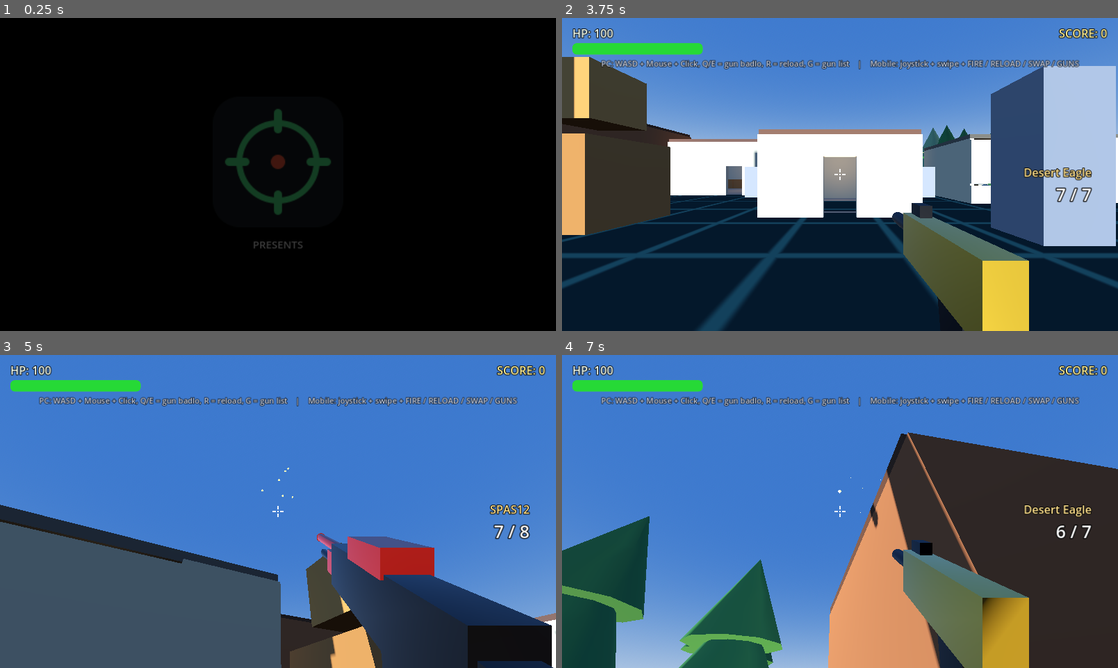
Above: before the commit, frames 1-4 (two rows, left to right).
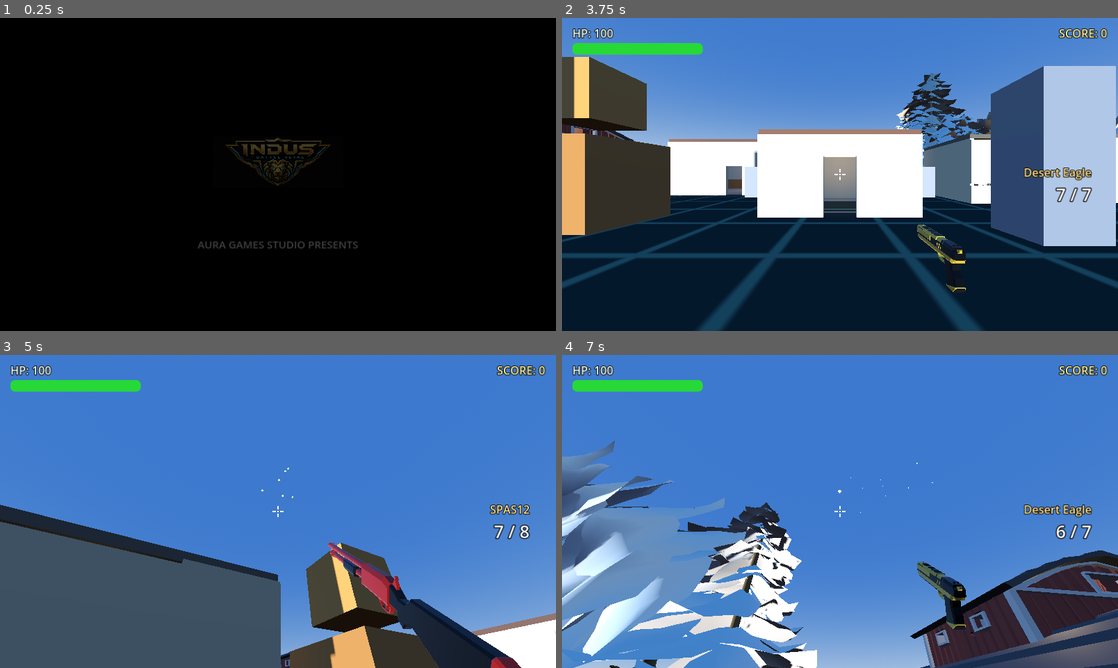
Above: after the commit, the same moments.

Repository: lk0024709-ux/Godot-fps-game-like-free-fire
Game: Godot game, scene res://scenes/splash.tscn
The game is run twice, just before and just after one commit, with the same random seed, the same clock (stepped at 60 frames per second) and the same inputs.
Inputs (mouse positions are in pixels of both pictures, inside the frame that each line leads up to):
- Up to frame 1 (0.25 s): no input
- Up to frame 2 (3.75 s): tap Enter at 0.5 s; move the mouse to (962, 158) at 0.52 s; press the mouse at (962, 158) at 0.53 s; hold D (move_right) 0.53-1.25 s; tap Space (jump) at 0.77, 1.25 s; release the mouse at (962, 158) at 1.25 s; drag from (728, 190) to (812, 237) at 1.27 s; click "SOLO" at 2 s; click "SOLO" at 2.75 s; click "START BATTLE" at 3.5 s
- Up to frame 3 (5 s): tap Enter at 4.25 s; move the mouse to (289, 505) at 4.27 s; hold W (move_forward) from 4.28 s (still down); tap Q (prev_weapon) at 4.35 s; click (289, 505) at 4.42 s
- Up to frame 4 (7 s): keep holding W (move_forward); move the mouse to (834, 517) at 5.02 s; tap Enter at 5.1 s; click (834, 517) at 5.17 s; tap Space (jump) at 5.27, 6.02, 6.77 s; move the mouse to (878, 514) at 5.77 s; tap Keypad Enter at 5.85 s; click (878, 514) at 5.92 s; tap R (reload) at 6.4 s; move the mouse to (795, 508) at 6.52 s; tap 1 at 6.6 s; click (795, 508) at 6.67 s

The runs differ from the first frame. In frame 1, 2.1% of the frame differs, in the area x 35-65%, y 29-74%; in frame 2, 9.9%; in frame 3, 11%; in frame 4, 51%, in the area x 0-100%, y 13-100%.

Commit message:
Fix model assets and final Android branding
Co-authored-by: arena-agent <297053741+arena-agent@users.noreply.github.com>

Diff:
--- a/project.godot
+++ b/project.godot
@@ -9,7 +9,7 @@
 
 config/name="Indus : Battle Royale"
 config/description="Indus : Battle Royale — chhota 3D FPS (PC: WASD + mouse, Android: touch joystick + swipe). UI flow: splash -> loading -> home -> game."
-config/version="1.1.0"
+config/version="1.0.0"
 run/main_scene="res://scenes/splash.tscn"
 config/features=PackedStringArray("4.2", "Mobile")
 config/icon="res://assets/ui/home_logo.png"
--- a/scenes/hud.tscn
+++ b/scenes/hud.tscn
@@ -216,24 +216,6 @@
 text = "— / —"
 horizontal_alignment = 2
 
-[node name="HintLabel" type="Label" parent="."]
-layout_mode = 3
-anchors_preset = 5
-anchor_left = 0.5
-anchor_right = 0.5
-offset_left = -460.0
-offset_top = 92.0
-offset_right = 460.0
-offset_bottom = 122.0
-grow_horizontal = 2
-mouse_filter = 2
-theme_override_colors/font_color = Color(0.9, 0.93, 1, 0.85)
-theme_override_colors/font_outline_color = Color(0, 0, 0, 0.8)
-theme_override_constants/outline_size = 5
-theme_override_font_sizes/font_size = 18
-text = "PC: WASD + Mouse + Click, Q/E = gun badlo, R = reload, G = gun list    |    Mobile: joystick + swipe + FIRE / RELOAD / SWAP / GUNS"
-horizontal_alignment = 1
-
 [node name="TouchControls" type="Control" parent="."]
 layout_mode = 3
 anchors_preset = 15
--- a/scripts/asset_loader.gd
+++ b/scripts/asset_loader.gd
@@ -3,15 +3,13 @@
 ## AssetLoader — download kiye gaye CC0 models (Quaternius) runtime pe load karta hai.
 ##
 ## Ye file HYBRID asset system ka "loader" hissa hai:
-##   0. `assets/downloaded_obj/<category>/` me OBJ source models hote hain (weapons, nature,
-##      characters, vehicles) — build ke waqt tools/obj2glb.py unhe bhi .glb banata hai.
-##   1. `assets/downloaded/<category>/` me tumhare upload kiye FBX source models rehte hain.
-##      Us folder me `.gdignore` pada hai, isliye Godot unhe scan NAHI karta
-##      (Godot 4 FBX import nahi kar sakta — aur bade packs pe import atak jata hai).
-##   2. GitHub Actions build ke waqt `tools/fbx2glb.py` unhe `.glb` me convert karta hai
-##      aur `assets/models/<category>/` me daalta hai (kahin bhi manual kuch nahi karna padta).
-##   3. Godot sirf `assets/models/` ko import karta hai, aur ye script wahan se
-##      PackedScene load karta hai.
+##   0. `assets/downloaded_obj/<category>/` me Quaternius OBJ source models hote hain
+##      (weapons, nature, characters, vehicles, buildings); `tools/obj2glb.py` converts them.
+##   1. `assets/downloaded/<category>/` me optional FBX source models rehte hain. Us folder
+##      me `.gdignore` hai, isliye Godot unhe scan nahi karta; `tools/fbx2glb.py` converts them.
+##   2. `assets/models/<category>/` me runtime GLBs hain. These are checked in for fresh
+##      clones and regenerated/validated by CI before Godot imports the project.
+##   3. Godot imports `assets/models/`, aur ye script wahan se PackedScene load karta hai.
 ##   4. Agar kuch bhi na mile (folder khali, file delete, conversion fail) to chup-chaap
 ##      `null` deta hai -> scripts/assets.gd ka procedural fallback chalta hai.
 ##
@@ -25,11 +23,10 @@
 ##
 
 ## Models kahan dhundhne hain (order matlab rakhta hai: pehla folder jeetta hai).
-## "assets/models/"       = CI ne banaye hue .glb (Godot-imported) — asli jagah.
-##                          FBX (assets/downloaded) aur OBJ (assets/downloaded_obj) dono
-##                          isi me convert hote hain (dekho tools/fbx2glb.py + tools/obj2glb.py).
+## "assets/models/"       = checked-in, Godot-imported .glb — runtime ka canonical source.
+##                          Quaternius OBJ source aur optional FBX source dono isi me convert hote hain.
 ## "assets/downloaded/"     = FBX source + `.gdignore` (Godot inhe scan nahi karta).
-## "assets/downloaded_obj/" = OBJ/MTL source (weapons + nature + characters + vehicles)
+## "assets/downloaded_obj/" = OBJ/MTL source (weapons + nature + characters + vehicles + buildings)
 ##                          + `.gdignore`. Yahan bhi agar koi khud .glb daal de to
 ##                          wo mil jayega — warna skip.
 const BASE_DIRS: Array[String] = ["res://assets/models/", "res://assets/downloaded/",
@@ -42,7 +39,7 @@
 const EXTENSIONS: Array[String] = [".glb", ".gltf", ".obj", ".fbx"]
 
 ## Saari categories
-const CATEGORIES: Array[String] = ["weapons", "nature", "characters", "vehicles"]
+const CATEGORIES: Array[String] = ["weapons", "nature", "characters", "vehicles", "buildings"]
 
 ## character files ke asli naam — male_1..male_8 / female_1..female_8 alias inhi pe jaate hain.
 ## Spec: **male_1 = Male_Suit** (game roster: Rey = male_1). Baaki files usi order me.
@@ -279,19 +276,25 @@
 			if bare.is_empty() or bare.begins_with("."):
 				continue                    # .gdignore / .gitkeep / dot files
 
-			var full := folder.rstrip("/") + "/" + file_name
+			# Exported PCK me imported assets `Model.glb.remap` ke naam se list ho
+			# sakte hain. Resolve/load hamesha canonical `Model.glb` path se karo;
+			# `.remap` sidecar ko load karne ki koshish Android par fail ho sakti hai.
+			var resource_path := folder.rstrip("/") + "/" + clean
+			var listed_path := folder.rstrip("/") + "/" + file_name
 			# Sirf wahi file lo jo Godot sach me load kar sake. Godot 4 .fbx load NAHI
 			# karta (isliye build ke waqt .glb convert hota hai) — aise files yahan
 			# chup-chaap skip ho jati hain, aur game procedural fallback pe chalta hai.
-			if not ResourceLoader.exists(full):
+			if not ResourceLoader.exists(resource_path) and not ResourceLoader.exists(listed_path):
 				continue
+			# Keep the canonical source path even when the PCK lists a .remap sidecar;
+			# ResourceLoader resolves that remap when loading the original .glb path.
 
 			var key := bare.to_lower()
 			if seen.has(key):
 				continue                    # pehla folder jeeta (BASE_DIRS ka order)
 			seen[key] = true
 			names.append(bare)
-			paths[key] = full
+			paths[key] = resource_path
 
 	names.sort()                            # deterministic (PCK ka order badal sakta hai)
 	_names[category] = names
--- a/scripts/building_builder.gd
+++ b/scripts/building_builder.gd
@@ -29,6 +29,9 @@
 ## Performance: ek building me ~8-12 StaticBody3D + 1 OmniLight3D. 14 buildings
 ## milakar ~150 bodies — mobile ke liye theek hai (koi shadow-casting light nahi).
 ##
+
+const Loader := preload("res://scripts/asset_loader.gd")
+const Assets := preload("res://scripts/assets.gd")
 
 const WALL_T := 0.25              ## deewar ki motai (metres)
 const FLOOR_T := 0.30
@@ -65,6 +68,12 @@
 	"shop": [Color(0.70, 0.66, 0.56), Color(0.36, 0.34, 0.30), Color(0.46, 0.42, 0.36)],
 }
 
+## Real Quaternius CC0 barn exteriors. Existing walls/collision and interior furniture
+## retain the current footprint and walkable entrances.
+const MODEL_POOLS := {
+	"barn": ["SmallBarn", "Barn", "BigBarn"],
+}
+
 
 ## Building ka footprint (width, depth) — main.gd placement ke liye
 static func footprint(kind: String) -> Vector2:
@@ -74,7 +83,7 @@
 
 ## Poori building banao. Node3D wapas (andar saare StaticBody3D pieces).
 ## Unknown kind / kuch bhi galat -> null (caller skip kar dega).
-static func build(kind: String) -> Node3D:
+static func build(kind: String, variant: int = 0) -> Node3D:
 	if not SIZES.has(kind):
 		return null
 	var size: Vector3 = SIZES[kind]
@@ -131,7 +140,66 @@
 
 	_add_furniture(root, kind, w, h, d)
 
+	var pool: Array = MODEL_POOLS.get(kind, [])
+	if not pool.is_empty():
+		var model_name := str(pool[absi(variant) % pool.size()])
+		if _attach_downloaded_exterior(root, model_name, size):
+			root.set_meta("asset_model", model_name)
+
 	return root
+
+
+## Downloaded Quaternius shell ko visual banao; procedural wall meshes collision/interior
+## ke liye hidden rehte hain. Model na mile to procedural building normally dikhegi.
+static func _attach_downloaded_exterior(root: Node3D, model_name: String, target_size: Vector3) -> bool:
+	var scene := Loader.load_model(model_name, "buildings")
+	if scene == null:
+		return false
+	var instance := scene.instantiate()
+	if not (instance is Node3D):
+		instance.queue_free()
+		return false
+	var model := instance as Node3D
+	var bounds := Assets.visual_aabb(model)
+	if bounds.size == Vector3.ZERO:
+		model.queue_free()
+		return false
+
+	var model_scale := Vector3(
+		target_size.x / maxf(bounds.size.x, 0.001),
+		target_size.y / maxf(bounds.size.y, 0.001),
+		target_size.z / maxf(bounds.size.z, 0.001))
+	if model_scale.x <= 0.0 or model_scale.y <= 0.0 or model_scale.z <= 0.0:
+		model.queue_free()
+		return false
+
+	_hide_procedural_shell(root)
+	model.name = "QuaterniusExterior_" + model_name
+	model.scale = model_scale
+	model.position = Vector3(
+		-(bounds.position.x + bounds.size.x * 0.5) * model_scale.x,
+		-bounds.position.y * model_scale.y,
+		-(bounds.position.z + bounds.size.z * 0.5) * model_scale.z)
+	root.add_child(model)
+	return true
+
+
+## Keep the original wall collision and interior furniture, but hide only the box meshes
+## that would z-fight with the imported exterior.
+static func _hide_procedural_shell(root: Node3D) -> void:
+	for child in root.get_children():
+		if not (child is StaticBody3D):
+			continue
+		var part_name := String(child.name)
+		var is_shell := (
+				part_name in ["Floor", "Ceiling", "BackWall", "WallLeft", "WallRight"]
+				or part_name.begins_with("Front")
+				or part_name.begins_with("Back"))
+		if not is_shell:
+			continue
+		for part in child.get_children():
+			if part is MeshInstance3D:
+				(part as MeshInstance3D).visible = false
 
 
 # ------------------------------------------------------------------ walls ----
--- a/scripts/hud.gd
+++ b/scripts/hud.gd
@@ -25,7 +25,6 @@
 @onready var health_bar: ProgressBar = $HealthBar
 @onready var health_label: Label = $HealthLabel
 @onready var score_label: Label = $ScoreLabel
-@onready var hint_label: Label = $HintLabel
 @onready var weapon_label: Label = $WeaponLabel
 @onready var ammo_label: Label = $AmmoLabel
 @onready var touch_controls: Control = $TouchControls
@@ -85,11 +84,6 @@
 	# Gun-picker: grid khud saare touch/click leta hai, panel bahar wala tap
 	weapon_grid.gui_input.connect(_on_weapon_grid_gui_input)
 	weapon_panel.gui_input.connect(_on_weapon_panel_gui_input)
-
-	# 8 second baad hint hata do
-	var tween := create_tween()
-	tween.tween_interval(8.0)
-	tween.tween_property(hint_label, "modulate:a", 0.0, 1.5)
 
 
 # ==================================================== weapon system se jodna ==
--- a/scripts/main.gd
+++ b/scripts/main.gd
@@ -18,6 +18,7 @@
 
 const ENEMY_SCENE := preload("res://scenes/enemy.tscn")
 const Assets := preload("res://scripts/assets.gd")
+const AssetLoader := preload("res://scripts/asset_loader.gd")
 const BUILDING := preload("res://scripts/building_builder.gd")
 
 @export_group("Enemy Spawning")
@@ -193,6 +194,9 @@
 
 
 func _ready() -> void:
+	# Android/PCK asset diagnostics go to the engine log, never to the gameplay HUD.
+	for line in AssetLoader.report_lines():
+		print("ASSETS: " + line)
 	_build_arena()
 	_spawn_vehicles()
 
@@ -296,7 +300,8 @@
 				push_warning("Buildings: %s (%s) ke liye jagah nahi mili -> skip"
 						% [kind, zone_name])
 				continue
-			var building: Node3D = BUILDING.build(kind)
+			var model_variant := int(kinds.get(kind, 0))
+			var building: Node3D = BUILDING.build(kind, model_variant)
 			if building == null:
 				continue
 			building.position = spot["pos"]
--- a/scripts/selftest.gd
+++ b/scripts/selftest.gd
@@ -70,8 +70,9 @@
 		"nature": "res://assets/downloaded_obj/Nature",
 		"characters": "res://assets/downloaded_obj/Characters",
 		"vehicles": "res://assets/downloaded_obj/Vehicles",
+		"buildings": "res://assets/downloaded_obj/Buildings",
 	}
-	var expected := {"weapons": 40, "nature": 60, "characters": 16, "vehicles": 7}
+	var expected := {"weapons": 40, "nature": 66, "characters": 16, "vehicles": 7, "buildings": 3}
 	for category in expected:
 		if DirAccess.dir_exists_absolute(String(sources[category])):
 			var got := int(stats.get(category, 0))
@@ -208,6 +209,13 @@
 	if any_downloaded and Loader.has_models("vehicles"):
 		_check(vehicle_missing.is_empty(), "7 vehicles ke models mile (missing: %s)" % str(vehicle_missing))
 
+	var building_missing: Array[String] = []
+	for nm in ["SmallBarn", "Barn", "BigBarn"]:
+		if Loader.find_path(nm, "buildings").is_empty():
+			building_missing.append(nm)
+	if any_downloaded and Loader.has_models("buildings"):
+		_check(building_missing.is_empty(), "Quaternius barn models mile (missing: %s)" % str(building_missing))
+
 	# tree pe CapsuleShape3D collision (spec: r = 0.5)
 	var tree_prop: Node3D = Assets.tree(1.0, 0)
 	if tree_prop != null:
@@ -236,6 +244,9 @@
 		if building == null:
 			continue
 		add_child(building)
+		if kind == "barn" and Loader.load_model("SmallBarn", "buildings") != null:
+			_check(String(building.get_meta("asset_model", "")) == "SmallBarn",
+					"barn ka real Quaternius exterior load hua")
 		var solids := 0
 		var lights := 0
 		for child in building.get_children():
--- a/scripts/splash.gd
+++ b/scripts/splash.gd
@@ -6,19 +6,18 @@
 ##
 ## Screen pe kya hai:
 ##   * poori screen kaala background (ColorRect)
-##   * beech me logo (res://icon.svg, 300x300, aspect ratio bacha hua)
-##   * logo ke neeche "PRESENTS"
+##   * beech me premium logo (res://assets/ui/home_logo.png, 300x300, aspect ratio bacha hua)
+##   * logo ke neeche "AURA GAMES STUDIO PRESENTS"
 ##   * poora VBox fade-in (1s) -> 1.5s rukta hai -> fade-out (1s) -> loading.tscn
 ##
-## LOGO FAIL-SOFT: agar icon.svg import nahi hua / file hai hi nahi, to crash nahi —
-## ek procedural emblem (rounded panel + "IBR") dikh jata hai. Isliye CI me bhi kabhi
-## "missing resource" error nahi aata.
+## LOGO FAIL-SOFT: agar premium logo import nahi hua / file hai hi nahi, to crash nahi —
+## ek procedural emblem dikh jata hai. Isliye CI me bhi kabhi "missing resource" error nahi aata.
 ##
 ## Skip: mobile pe kahin bhi tap karo (ya PC pe koi bhi key/click) to seedha aage.
 ##
 
 const NEXT_SCENE := "res://scenes/loading.tscn"
-const LOGO_PATH := "res://icon.svg"
+const LOGO_PATH := "res://assets/ui/home_logo.png"
 
 ## Animation ke seconds (spec: 1s fade-in, 1.5s hold, 1s fade-out)
 const FADE_IN := 1.0
@@ -73,10 +72,10 @@
 
 	var presents := Label.new()
 	presents.name = "Presents"
-	presents.text = "PRESENTS"
+	presents.text = "AURA GAMES STUDIO PRESENTS"
 	presents.horizontal_alignment = HORIZONTAL_ALIGNMENT_CENTER
 	presents.add_theme_font_size_override("font_size", 24)
-	presents.add_theme_color_override("font_color", Color(1.0, 1.0, 1.0, 0.92))
+	presents.add_theme_color_override("font_color", Color(1.0, 1.0, 1.0, 1.0))
 	_box.add_child(presents)
 
 
@@ -101,7 +100,7 @@
 	return holder
 
 
-## icon.svg na mile to yahi dikhta hai (koi missing-resource error nahi).
+## Premium logo na mile to yahi dikhta hai (koi missing-resource error nahi).
 func _make_placeholder(size_px: int) -> Control:
 	var panel := PanelContainer.new()
 	panel.name = "LogoPlaceholder"
@@ -129,7 +128,7 @@
 	return panel
 
 
-## res://icon.svg -> Texture2D, ya null (file nahi / import nahi hua).
+## res://assets/ui/home_logo.png -> Texture2D, ya null (file nahi / import nahi hua).
 func _load_logo() -> Texture2D:
 	if not ResourceLoader.exists(LOGO_PATH):
 		return null
Not shown, added: assets/downloaded_obj/Buildings/Barn.mtl
Not shown, added: assets/downloaded_obj/Buildings/Barn.obj
Not shown, added: assets/downloaded_obj/Buildings/BigBarn.mtl
Not shown, added: assets/downloaded_obj/Buildings/BigBarn.obj
Not shown, added: assets/downloaded_obj/Buildings/LICENSE.txt
Not shown, added: assets/downloaded_obj/Buildings/SmallBarn.mtl
Not shown, added: assets/downloaded_obj/Buildings/SmallBarn.obj
Binary file added: assets/models/buildings/Barn.glb
Binary file added: assets/models/buildings/BigBarn.glb
Binary file added: assets/models/buildings/SmallBarn.glb
Binary file added: assets/models/characters/Female_Alternative.glb
Binary file added: assets/models/characters/Female_Casual.glb
(and 133 more such lines)
